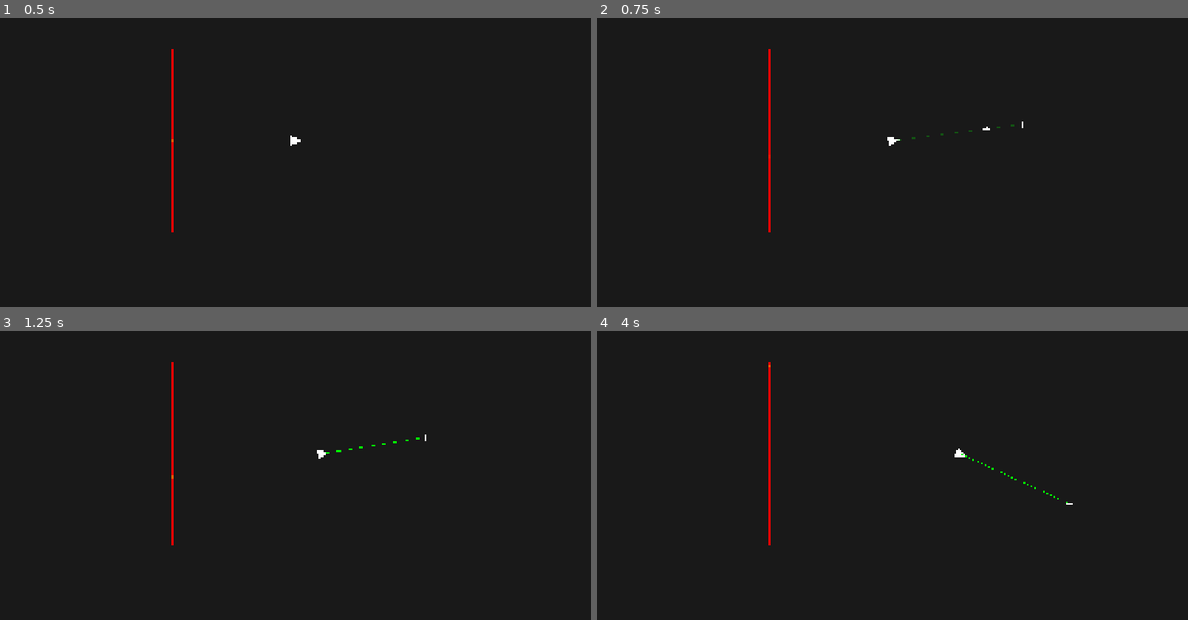
Above: before the commit, frames 1-4 (two rows, left to right).
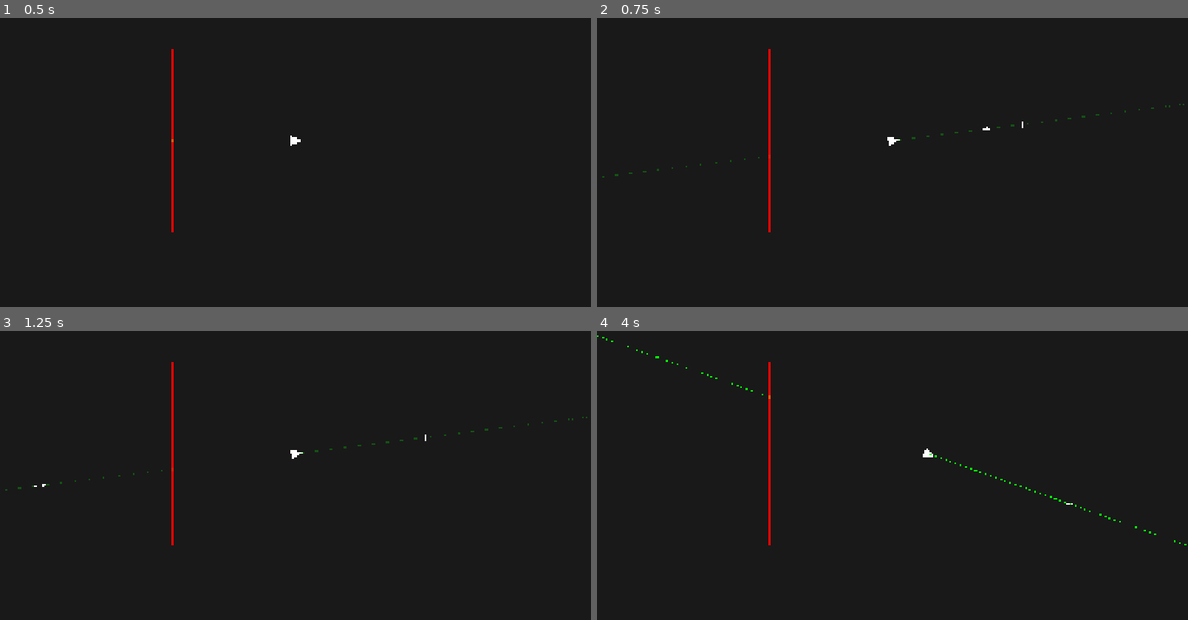
Above: after the commit, the same moments.

Repository: AlonKellner-RedHat/ricochet-game-v2
Game: Godot game, scene res://scenes/open_room_playable.tscn
Same seed, same stepped clock (60 frames per second), same inputs: the game is played once before the commit and once after it.
Inputs (mouse positions are in pixels of both pictures, inside the frame that each line leads up to):
- Up to frame 1 (0.5 s): no input
- Up to frame 2 (0.75 s): tap Enter at 0.5 s; move the mouse to (1022, 124) at 0.52 s; hold D (move_right) from 0.53 s (still down); hold Space (fire) from 0.53 s (still down); click (1022, 124) at 0.67 s
- Up to frame 3 (1.25 s): keep holding D (move_right); keep holding Space (fire)
- Up to frame 4 (4 s): release D (move_right) at 1.25 s; release Space (fire) at 1.25 s; drag from (774, 469) to (862, 518) at 1.27 s; tap Enter at 2 s; move the mouse to (951, 380) at 2.02 s; hold D (move_right) 2.03-2.75 s; tap Alt at 2.1 s; drag from (862, 518) to (715, 403) at 2.77 s; tap Space (fire) at 3.5 s; move the mouse to (1069, 504) at 3.52 s; hold A (move_left) from 3.53 s (still down); hold Space (fire) from 3.53 s (still down)

Frame 1 is identical in both runs. In frame 2, less than 0.1% of the frame differs, in the area x 0-100%, y 29-56%; in frame 3, 0.2%; in frame 4, 0.3%, in the area x 0-100%, y 1-75%.

Commit message:
Clip through-infinity to viewport bounds, not room rect
The visible area is the full 1920x1080 viewport, not the room walls.
Arrow animates to the viewport edge before the infinity jump.

Co-Authored-By: Claude Opus 4.6 <noreply@anthropic.com>

Diff:
--- a/scripts/game/game_manager.gd
+++ b/scripts/game/game_manager.gd
@@ -36,12 +36,8 @@
 	if _level_settings and "surfaces" in _level_settings:
 		surfaces = _level_settings.surfaces
 
-	var bounds: Rect2 = Tracer.DEFAULT_BOUNDS
-	if _level_settings and "room_rect" in _level_settings:
-		bounds = _level_settings.room_rect
-
 	var dir := Direction.new(player_pos, cursor_pos)
-	var path := Tracer.trace(player_pos, dir, surfaces, GameState.new(), bounds)
+	var path := Tracer.trace(player_pos, dir, surfaces, GameState.new())
 
 	if _path_renderer:
 		_path_renderer.modulate.a = 0.25
--- a/scripts/visual/path_renderer.gd
+++ b/scripts/visual/path_renderer.gd
@@ -45,9 +45,6 @@
 	return []
 
 func _get_bounds() -> Rect2:
-	var parent := get_parent()
-	if parent and "room_rect" in parent:
-		return parent.room_rect
 	return Tracer.DEFAULT_BOUNDS
 
 func _draw() -> void:
